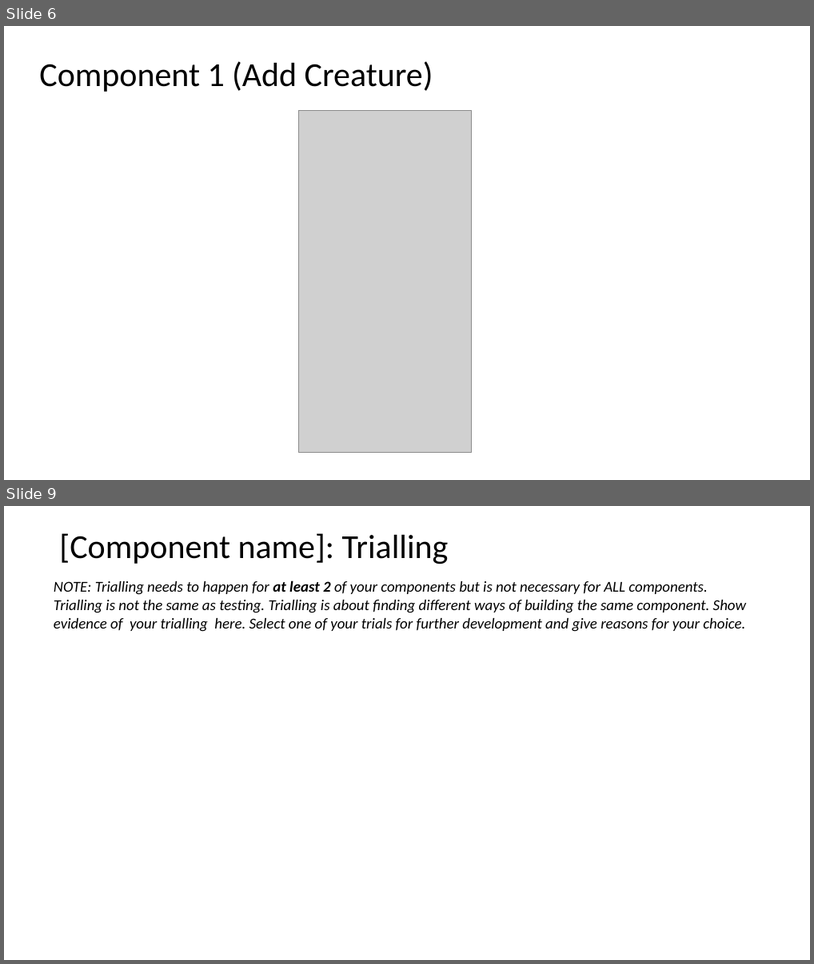
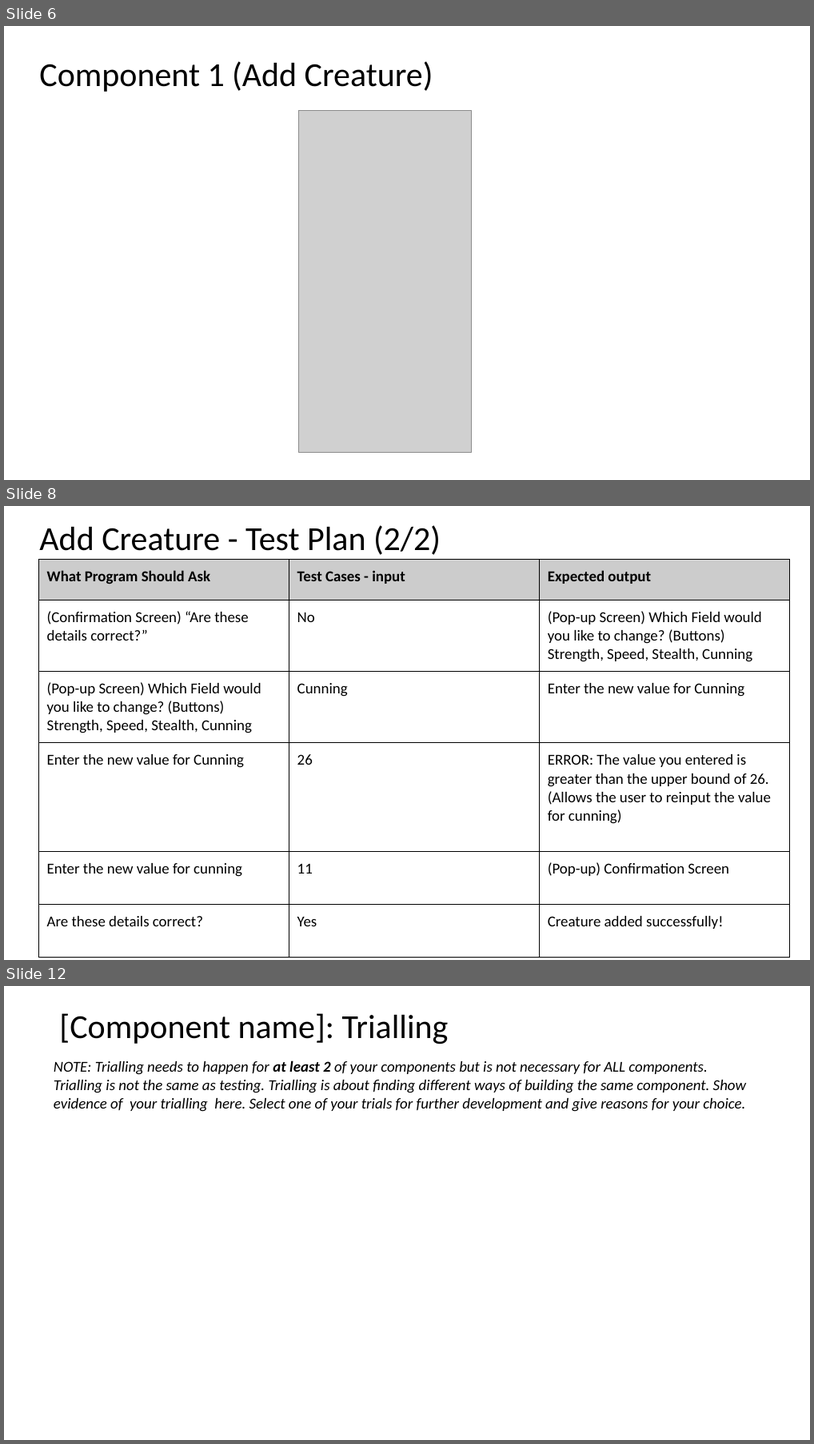
Before and after one commit to Jaxku/Assessment---Monster-Cards, a slide deck: 2.7 and 2.8 Documentation Template.pptx. Shown one above the other, each under a label of ours: slides 6 and 9 before the commit, slides 6, 8 and 12 after it; the slides between them are not shown. The pictures are 814x964 and 814x1444 pixels, drawn with LibreOffice and Linux fonts; fonts in the diff are those of the drawing; grey boxes stand for pictures. Boxes give left, top, right and bottom in pixels: in the first picture for what was removed or moved away, otherwise in the second. Text is boxed around its words. In the diff, an @@ line names an element or a change of style, - is before the commit and + after.

```diff
--- a/2.7 and 2.8 Documentation Template.pptx
+++ b/2.7 and 2.8 Documentation Template.pptx
@@ slide 8 added at (4,506,810,960), background #FFFFFF @@
@@ title added at (39,525,441,555), 40 pt, text #000000 @@
+Add Creature - Test Plan (2/2)
@@ table added at (39,560,790,952), 6 rows, 3 columns @@
+What Program Should Ask | Test Cases - input | Expected output
+(Confirmation Screen) “Are these details correct?” | No | (Pop-up Screen) Which Field would you like to change? (Buttons) Strength, Speed, Stealth, Cunning
+(Pop-up Screen) Which Field would you like to change? (Buttons) Strength, Speed, Stealth, Cunning | Cunning | Enter the new value for Cunning
+Enter the new value for Cunning | 26 | ERROR: The value you entered is greater than the upper bound of 26. (Allows the user to reinput the value for cunning)
+Enter the new value for cunning | 11 | (Pop-up) Confirmation Screen
+Are these details correct? | Yes | Creature added successfully!
@@ what was slide 9 is now slide 12 @@
```
Also in this commit, not shown: 2 slides changed, 2 other slides added, 1 other file.
